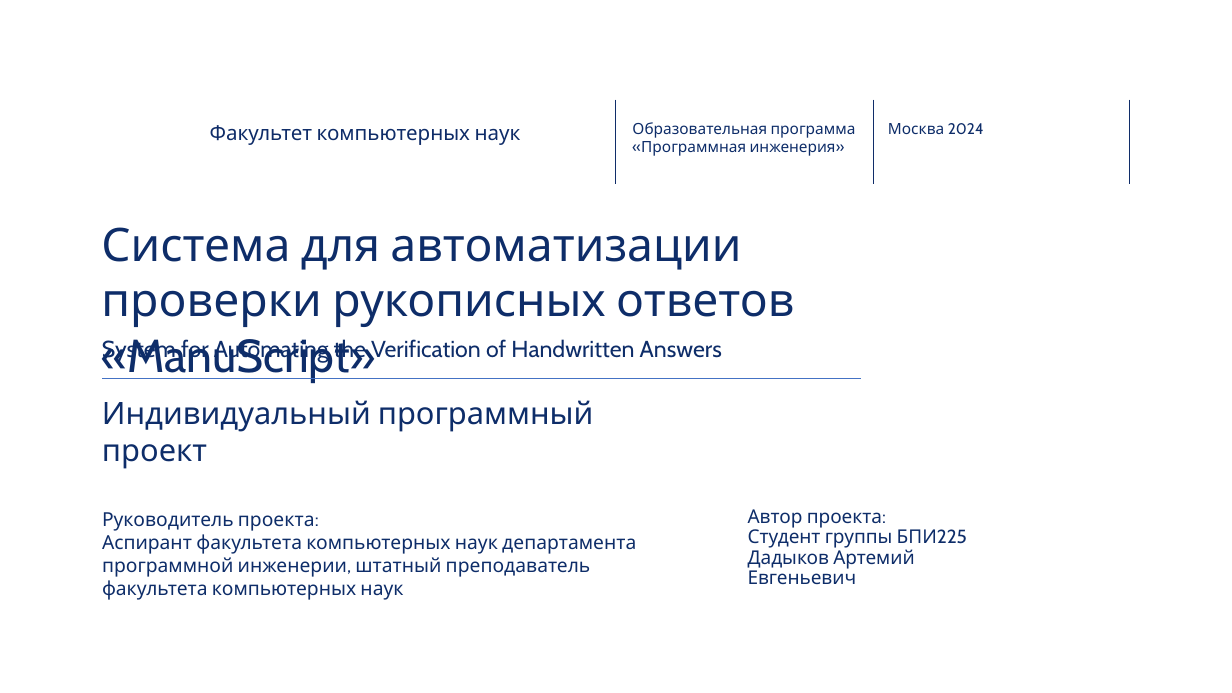
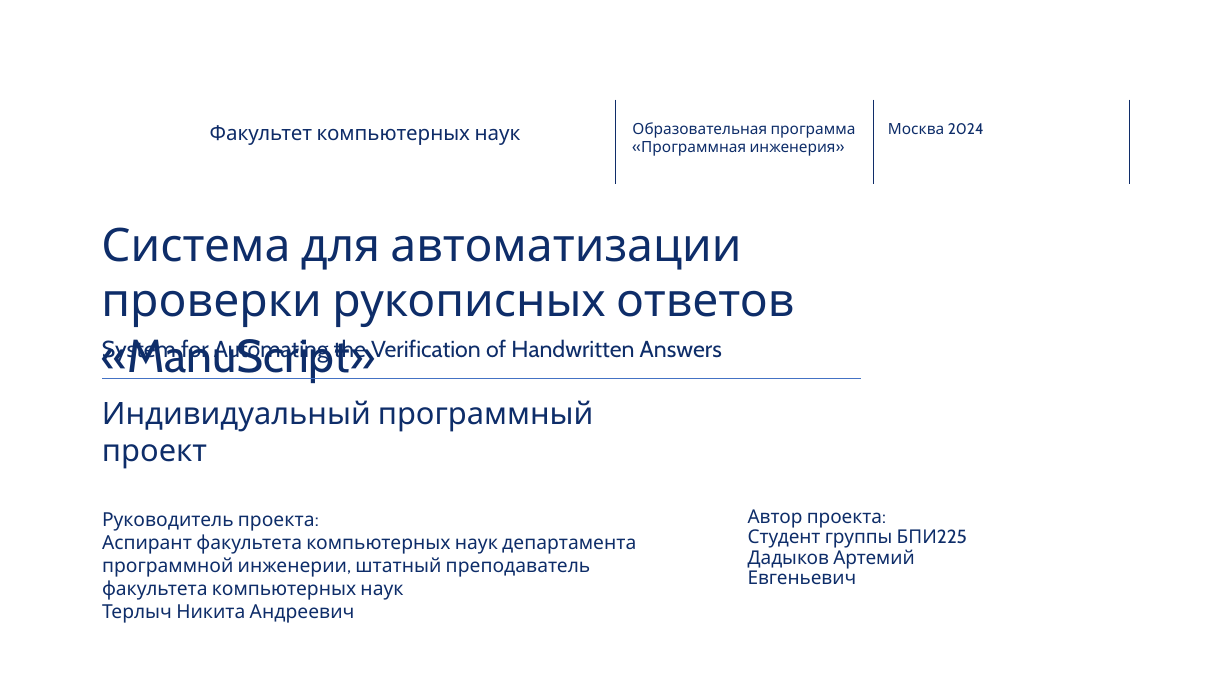
Before and after one commit to adadgoff/ManuScript, a slide deck: slide 1 of docs/Дадыков_Артемий_Презентация.pptx. Drawn at 1232x693 pixels with LibreOffice and Linux fonts; fonts in the diff are those of the drawing; background and template pictures are left out. Boxes give left, top, right and bottom in pixels: in the first picture for what was removed or moved away, otherwise in the second. Text is boxed around its words. In the diff, an @@ line names an element or a change of style, - is before the commit and + after.

```diff
--- a/docs/Дадыков_Артемий_Презентация.pptx
+++ b/docs/Дадыков_Артемий_Презентация.pptx
@@ text at box(102, 604, 355, 623): paragraph added @@
+Терлыч Никита Андреевич
```
Also in this commit, not shown: 6 other slides changed, 6 other files.
